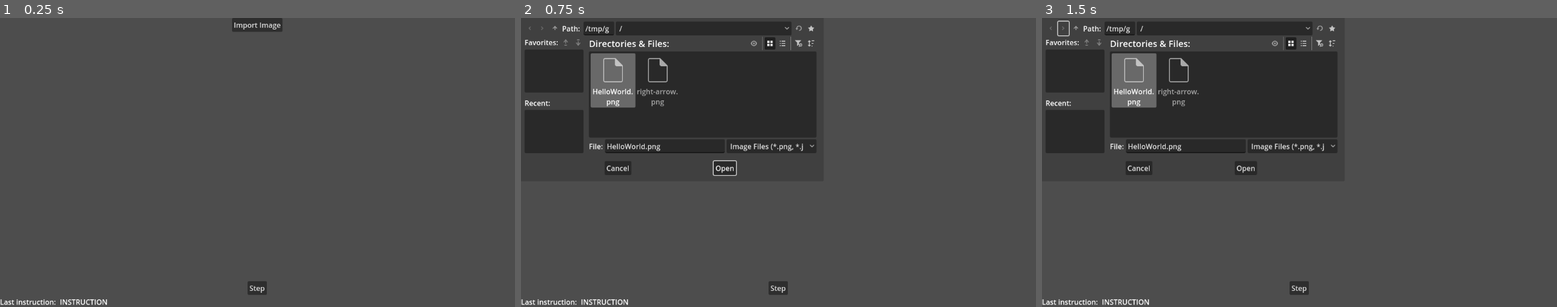
Above: before the commit, frames 1-3 (left to right).
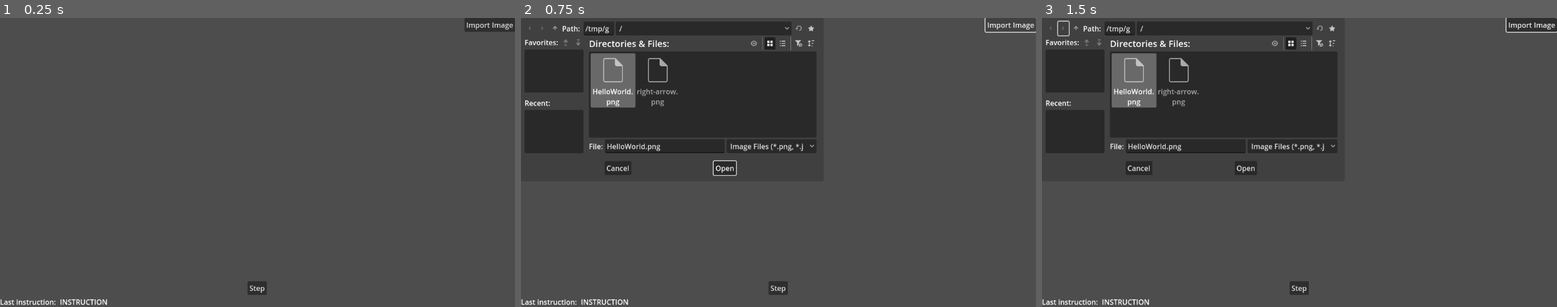
Above: after the commit, the same moments.

Repository: thelvm/godot-pietlang-ide
Game: Godot game, scene res://main.tscn
Two runs of this game, one before a commit and one after it. Both use one fixed random seed, a clock stepped at 60 frames per second and the inputs below.
Inputs (mouse positions are in pixels of both pictures, inside the frame that each line leads up to):
- Up to frame 1 (0.25 s): no input
- Up to frame 2 (0.75 s): click "Import Image" at 0.5 s
- Up to frame 3 (1.5 s): click (1062, 29) at 1.25 s

The runs differ from the first frame. In frame 1, 0.8% of the frame differs, in the area x 45-100%, y 0-5%; in frame 2, 0.1%; in frame 3, 0.5%.

Commit message:
Add stack visualizer
Introduces a StackVisualizer UI component to display the interpreter's stack visually.

Diff:
--- a/main.tscn
+++ b/main.tscn
@@ -1,10 +1,11 @@
-[gd_scene load_steps=6 format=3 uid="uid://bxrxbs3158s50"]
+[gd_scene load_steps=7 format=3 uid="uid://bxrxbs3158s50"]
 
 [ext_resource type="Script" uid="uid://y7ami2ldov1m" path="res://main.gd" id="1_ig7tw"]
 [ext_resource type="Script" uid="uid://cds82uvwogchw" path="res://pietlang_interpreter.gd" id="2_0xm2m"]
 [ext_resource type="Texture2D" uid="uid://buukcn6qwoew0" path="res://right-arrow.png" id="2_1bvp3"]
 [ext_resource type="Script" uid="uid://cabqtn5b0kawc" path="res://dp_image.gd" id="3_lquwl"]
 [ext_resource type="Script" uid="uid://bd7pgpf2yo7h" path="res://last_instruction_label.gd" id="4_lquwl"]
+[ext_resource type="Script" uid="uid://tg374t8mge4w" path="res://stack_visualizer.gd" id="5_7mycd"]
 
 [node name="Main" type="Control"]
 layout_mode = 3
@@ -25,13 +26,11 @@
 grow_horizontal = 2
 grow_vertical = 2
 
-[node name="ImportSourceImageButton" type="Button" parent="GridContainer"]
+[node name="HBoxContainer" type="HBoxContainer" parent="GridContainer"]
 layout_mode = 2
-size_flags_horizontal = 4
-size_flags_vertical = 4
-text = "Import Image"
+size_flags_vertical = 3
 
-[node name="CodeImage" type="TextureRect" parent="GridContainer"]
+[node name="CodeImage" type="TextureRect" parent="GridContainer/HBoxContainer"]
 unique_name_in_owner = true
 texture_filter = 1
 layout_mode = 2
@@ -40,11 +39,11 @@
 expand_mode = 1
 stretch_mode = 5
 
-[node name="DpImage" type="Sprite2D" parent="GridContainer/CodeImage"]
+[node name="DpImage" type="Sprite2D" parent="GridContainer/HBoxContainer/CodeImage"]
 texture = ExtResource("2_1bvp3")
 script = ExtResource("3_lquwl")
 
-[node name="LastInstructionLabel" type="Label" parent="GridContainer/CodeImage/DpImage"]
+[node name="LastInstructionLabel" type="Label" parent="GridContainer/HBoxContainer/CodeImage/DpImage"]
 anchors_preset = 15
 anchor_right = 1.0
 anchor_bottom = 1.0
@@ -60,6 +59,20 @@
 horizontal_alignment = 1
 vertical_alignment = 1
 script = ExtResource("4_lquwl")
+
+[node name="VBoxContainer" type="VBoxContainer" parent="GridContainer/HBoxContainer"]
+layout_mode = 2
+
+[node name="ImportSourceImageButton" type="Button" parent="GridContainer/HBoxContainer/VBoxContainer"]
+layout_mode = 2
+size_flags_horizontal = 4
+size_flags_vertical = 4
+text = "Import Image"
+
+[node name="StackVisualizer" type="VBoxContainer" parent="GridContainer/HBoxContainer/VBoxContainer"]
+layout_mode = 2
+size_flags_vertical = 3
+script = ExtResource("5_7mycd")
 
 [node name="VBoxContainer" type="VBoxContainer" parent="GridContainer"]
 layout_mode = 2
@@ -87,5 +100,5 @@
 unique_name_in_owner = true
 script = ExtResource("2_0xm2m")
 
-[connection signal="pressed" from="GridContainer/ImportSourceImageButton" to="." method="_on_import_source_image_button_pressed"]
+[connection signal="pressed" from="GridContainer/HBoxContainer/VBoxContainer/ImportSourceImageButton" to="." method="_on_import_source_image_button_pressed"]
 [connection signal="pressed" from="GridContainer/VBoxContainer/StepButton" to="PietlangInterpreter" method="step"]
--- a/pietlang_interpreter.gd
+++ b/pietlang_interpreter.gd
@@ -2,6 +2,7 @@
 extends Node
 
 signal executed_instruction(instruction: StringName)
+signal stack_updated()
 
 const DP_RIGHT = 0
 const DP_DOWN = 1
@@ -70,7 +71,7 @@
 
 var source_image: Image
 
-var stack: PackedInt64Array = []
+var stack: PackedByteArray = []
 var dp_direction: int = DP_RIGHT
 var cc_direction: int = CC_LEFT
 var dp_position: Vector2i = Vector2i(0, 0)
@@ -97,7 +98,6 @@
 	executed_instruction.emit(instruction)
 
 
-
 static func get_instruction(previous_color: Color, current_color: Color) -> StringName:
 	var previous_pietcolor := color_to_pietcolor(previous_color)
 	var current_pietcolor := color_to_pietcolor(current_color)
--- /dev/null
+++ b/stack_visualizer.gd
@@ -0,0 +1,27 @@
+extends VBoxContainer
+
+@onready var pietlang_interpreter: PietlangInterpreter = %PietlangInterpreter
+
+
+func _ready() -> void:
+	pietlang_interpreter.stack_updated.connect(_on_pietlang_interpreter_stack_updated)
+
+
+func _on_pietlang_interpreter_stack_updated() -> void:
+	for child in get_children():
+		child.queue_free()
+
+	for i in range(pietlang_interpreter.stack.size() - 1, -1, -1):
+		var hbox := HBoxContainer.new()
+		hbox.size_flags_horizontal = Control.SIZE_FILL
+		hbox.size_flags_vertical = Control.SIZE_EXPAND_FILL
+
+		var label_int := Label.new()
+		label_int.text = str(int(pietlang_interpreter.stack[i]))
+		hbox.add_child(label_int)
+
+		var label_char := Label.new()
+		label_char.text = pietlang_interpreter.stack.slice(i, i + 1).get_string_from_ascii()
+		hbox.add_child(label_char)
+
+		add_child(hbox)
Not shown, added: stack_visualizer.gd.uid
